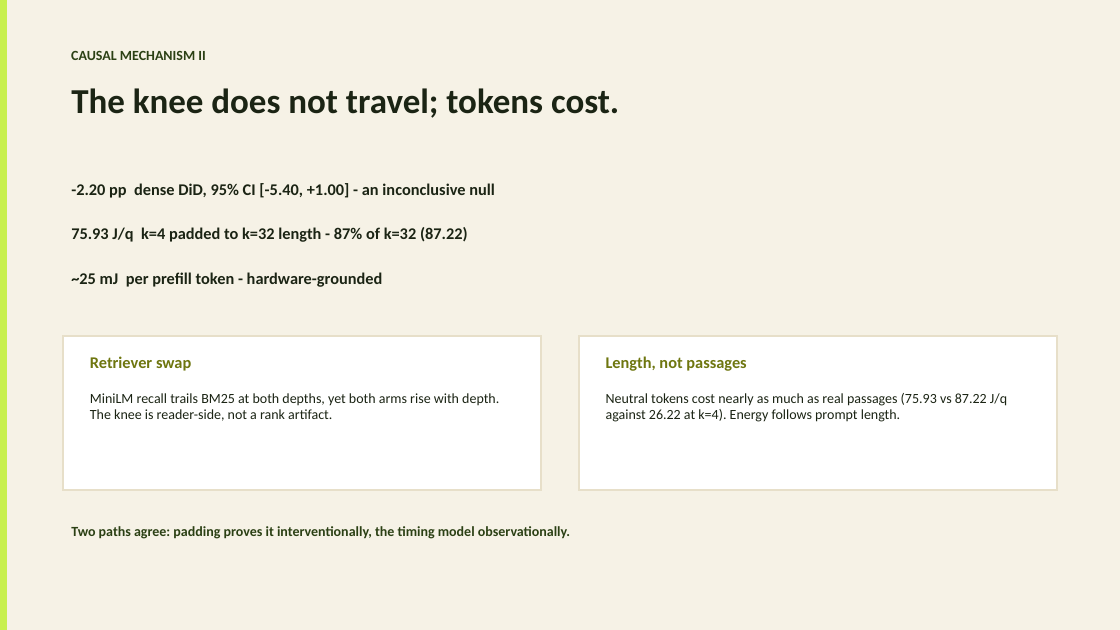
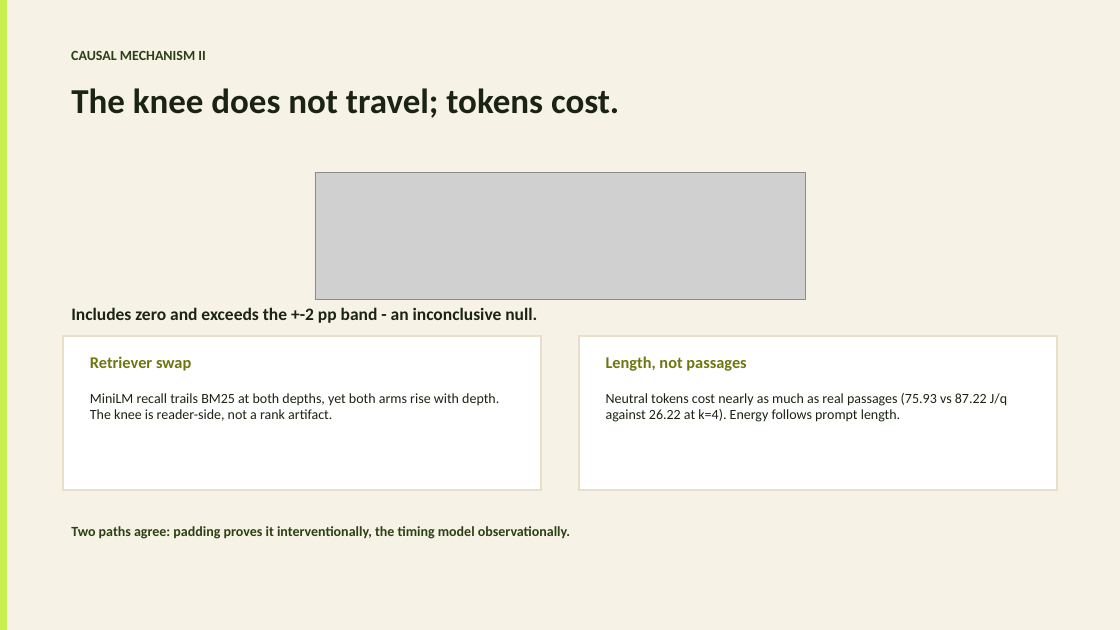
Before and after one commit to Atik203/energy-optimal-rag, a slide deck: slide 6 of ppt_slides/Energy_Methodology_Presentation.pptx. Drawn at 1120x630 pixels with LibreOffice and Linux fonts; fonts in the diff are those of the drawing; grey boxes stand for pictures. Boxes give left, top, right and bottom in pixels: in the first picture for what was removed or moved away, otherwise in the second. Text is boxed around its words. In the diff, an @@ line names an element or a change of style, - is before the commit and + after.

```diff
--- a/ppt_slides/Energy_Methodology_Presentation.pptx
+++ b/ppt_slides/Energy_Methodology_Presentation.pptx
@@ picture added at (315, 173, 805, 300) @@
@@ text removed at (71, 183, 495, 198) @@
--2.20 pp dense DiD, 95% CI [-5.40, +1.00] - an inconclusive null
@@ text removed at (71, 227, 468, 242) @@
-75.93 J/q k=4 padded to k=32 length - 87% of k=32 (87.22)
@@ text removed at (71, 272, 383, 287) @@
-~25 mJ per prefill token - hardware-grounded
@@ text added at (71, 307, 537, 323), 15 pt, text #1B2414, bold @@
+Includes zero and exceeds the +-2 pp band - an inconclusive null.
```
Also in this commit, not shown: 4 other slides changed, 1 other file.
